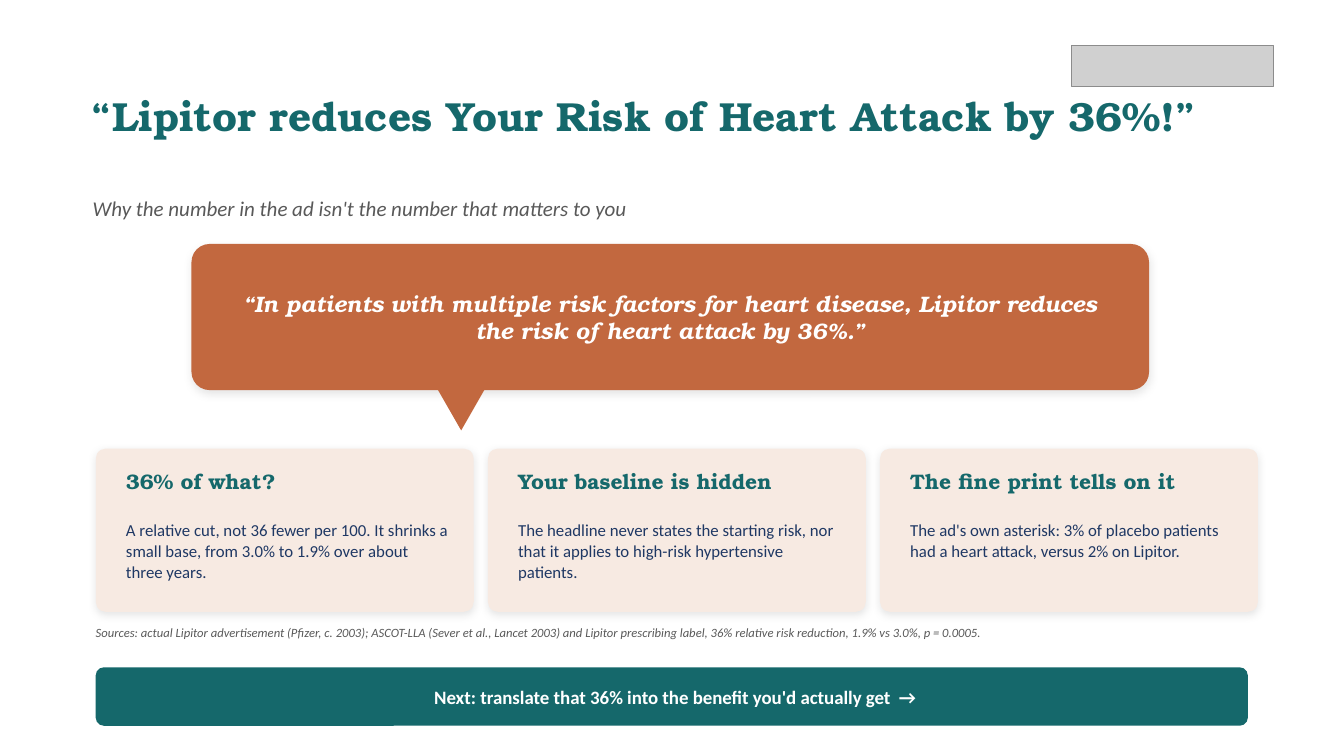
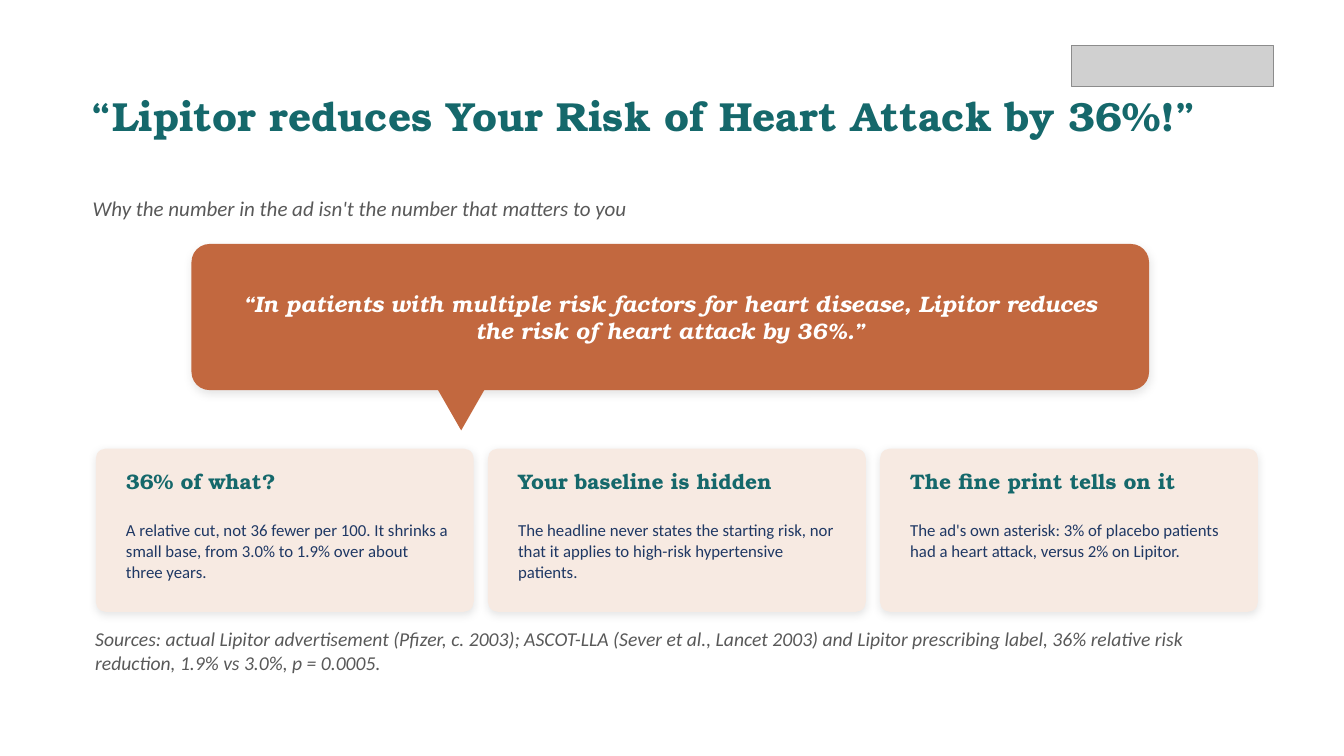
Before and after one commit to murraygmail/healthy-skepticism, a slide deck: slide 9 of materials/Day1.pptx (slide 10 before the commit). Drawn at 1344x756 pixels with LibreOffice and Linux fonts; fonts in the diff are those of the drawing; grey boxes stand for pictures. Boxes give left, top, right and bottom in pixels: in the first picture for what was removed or moved away, otherwise in the second. Text is boxed around its words. In the diff, an @@ line names an element or a change of style, - is before the commit and + after.

```diff
--- a/materials/Day1.pptx
+++ b/materials/Day1.pptx
@@ text "Sources: actual Lipitor advertisement (Pfizer, ..." at [95,632,1183,673]: size 9 to 14 pt @@
@@ rounded rectangle removed at [96,667,1248,726] @@
@@ text removed at [434,690,891,707] @@
-Next: translate that 36% into the benefit you'd actually get →
```
Also in this commit, not shown: 10 other slides changed, 1 slide removed, 7 other files.
